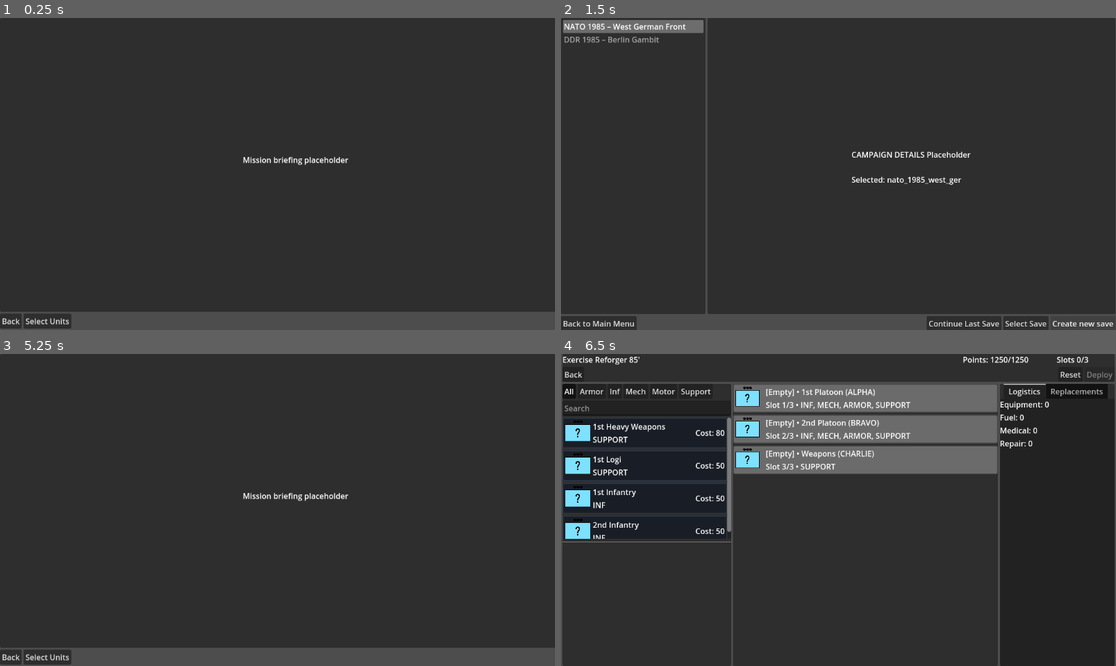
Above: before the commit, frames 1-4 (two rows, left to right).
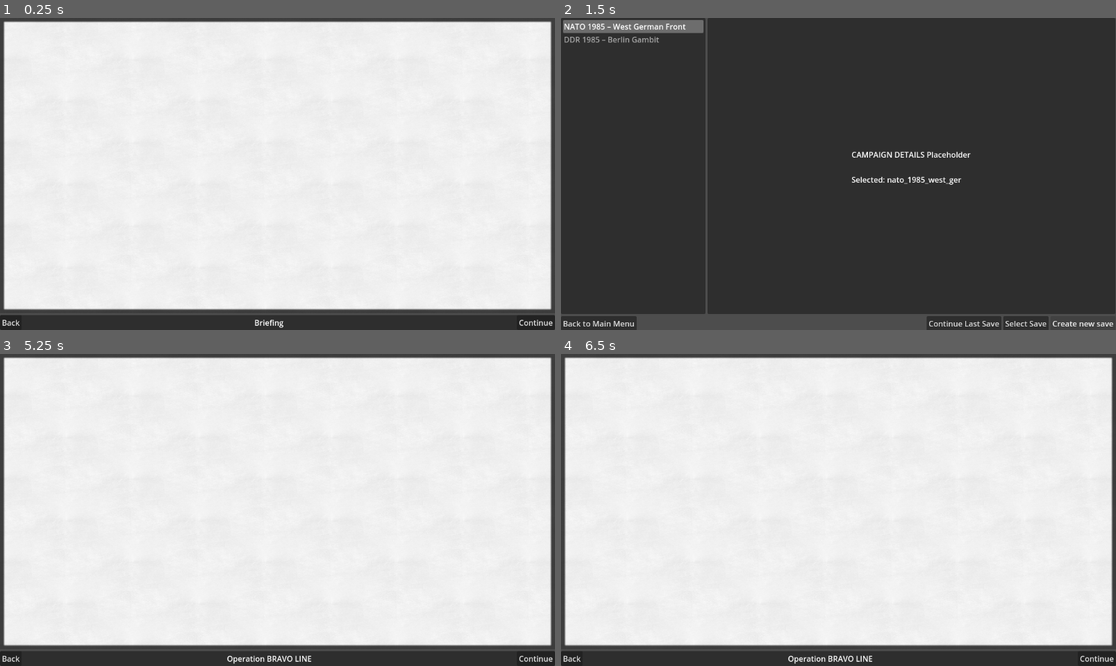
Above: after the commit, the same moments.

Repository: phaseLineStudios/Operational-Command
Game: Godot game, scene res://scenes/briefing.tscn
Same seed, same stepped clock (60 frames per second), same inputs: the game is played once before the commit and once after it. This scene is started directly instead of the project's main scene.
Inputs (mouse positions are in pixels of both pictures, inside the frame that each line leads up to):
- Up to frame 1 (0.25 s): no input
- Up to frame 2 (1.5 s): click "Back" at 0.5 s; click "Back to Campaign Selection" at 1.25 s
- Up to frame 3 (5.25 s): click "Back to Main Menu" at 2 s; click "CAMPAIGN" at 2.75 s; click "Create new save" at 3.5 s; click "●" at 4.25 s; click "Start Mission" at 5 s
- Up to frame 4 (6.5 s): click (610, 656) at 5.75 s, where only the run before the commit has a clickable "Select Units"

The runs differ from the first frame. In frame 1, 96% of the frame differs, in the area x 0-100%, y 0-100%; in frame 2, nothing differs; in frame 3, 96%; in frame 4, 92%.

Commit message:
feat: Added Briefing Scene Logic
Added basic briefing scene logic. some TODOs for the future left

Diff:
--- /dev/null
+++ b/src/data/briefs/wg_exercise_reforger_brief.json
@@ -0,0 +1,38 @@
+{
+	"id": "wg_exercise_reforger_brief",
+	"title": "Operation BRAVO LINE",
+	"situation": {
+		"enemy": "MRB assembling east of PL BRAVO; armor mix T-72/BMP.",
+		"friendly": "A/1-36 IN (-) with attached Hvy Weapons Plt.",
+		"terrain": "Rolling with wooded draws; bridges over the Jossa.",
+		"weather": { "wind": "NE 5kt", "vis_km": 10 },
+		"start_time": "1984-09-22T05:30:00Z"
+	},
+	"mission": {
+		"mission": "Delay and trade space for time...",
+		"objectives": [
+			{ "id": "obj_secure_bridge", "type": "SECURE", "title": "Secure the bridge", "success": "Hold 15 minutes", "score": 100 },
+			{ "id": "obj_hold_msrs", "type": "HOLD", "title": "Hold MSR nodes", "score": 200 }
+		]
+	},
+	"execution": ["Phase I: Recon pull", "Phase II: Delay"],
+	"admin_log": "Ammo limited. Keep losses low.",
+	"board": {
+		"items": [
+			{
+				"id": "intel_photo",
+				"title": "Recon Photo – MSR",
+				"type": "image",
+				"resource": "res://maps/intel/wg_reforger/recon_photo_01.png",
+				"pos": [0.62, 0.22]
+			},
+			{
+				"id": "sigint",
+				"title": "SIGINT Summary",
+				"type": "text",
+				"resource": "res://maps/intel/wg_reforger/sigint_summary.bbcode",
+				"pos": [0.42, 0.62]
+			}
+		]
+	}
+}
--- a/src/data/missions/wg_exercise_reforger.json
+++ b/src/data/missions/wg_exercise_reforger.json
@@ -1,6 +1,8 @@
 {
 	"id": "wg_exercise_reforger",
 	"title": "Exercise Reforger 85'",
+	"briefing": "wg_exercise_reforger_brief",
+	"terrain": "",
 	"description": "Annual NATO exercise held in West Germany.",
 	"image": "res://maps/previews/wg_exercise_reforger.png",
 	"difficulty": "Easy",
--- a/src/scenes/briefing.tscn
+++ b/src/scenes/briefing.tscn
@@ -1,39 +1,49 @@
-[gd_scene load_steps=2 format=3 uid="uid://o3h5jon6ffip"]
+[gd_scene load_steps=3 format=3 uid="uid://o3h5jon6ffip"]
 
 [ext_resource type="Script" uid="uid://bbr2ohjdpwwns" path="res://scripts/ui/Briefing.gd" id="1_opxbr"]
+[ext_resource type="Texture2D" uid="uid://b8o20185tqdu7" path="res://assets/textures/ui/whiteboard.png" id="2_siir0"]
 
 [node name="Briefing" type="Control"]
 layout_mode = 3
 anchors_preset = 0
 script = ExtResource("1_opxbr")
+default_whiteboard = ExtResource("2_siir0")
 
-[node name="VBoxContainer" type="VBoxContainer" parent="."]
+[node name="Root" type="VBoxContainer" parent="."]
 layout_mode = 0
-offset_right = 1154.0
-offset_bottom = 645.0
+offset_right = 1152.0
+offset_bottom = 648.0
 
-[node name="Panel" type="Panel" parent="VBoxContainer"]
+[node name="Board" type="PanelContainer" parent="Root"]
 layout_mode = 2
-size_flags_horizontal = 3
 size_flags_vertical = 3
 
-[node name="Label" type="Label" parent="VBoxContainer/Panel"]
-layout_mode = 0
-offset_left = 504.0
-offset_top = 283.0
-offset_right = 628.0
-offset_bottom = 306.0
-text = "Mission briefing placeholder"
+[node name="Whiteboard" type="TextureRect" parent="Root/Board"]
+layout_mode = 2
+mouse_filter = 2
+texture = ExtResource("2_siir0")
+expand_mode = 1
 
-[node name="HBoxContainer" type="HBoxContainer" parent="VBoxContainer"]
+[node name="ItemsLayer" type="Control" parent="Root/Board"]
 layout_mode = 2
 
-[node name="Back" type="Button" parent="VBoxContainer/HBoxContainer"]
-unique_name_in_owner = true
+[node name="BottomBar" type="PanelContainer" parent="Root"]
+layout_mode = 2
+
+[node name="Row" type="HBoxContainer" parent="Root/BottomBar"]
+layout_mode = 2
+theme_override_constants/separation = 12
+
+[node name="Back" type="Button" parent="Root/BottomBar/Row"]
 layout_mode = 2
 text = "Back"
 
-[node name="SelectUnits" type="Button" parent="VBoxContainer/HBoxContainer"]
-unique_name_in_owner = true
+[node name="Title" type="Label" parent="Root/BottomBar/Row"]
 layout_mode = 2
-text = "Select Units"
+size_flags_horizontal = 3
+text = "Briefing"
+horizontal_alignment = 1
+
+[node name="Continue" type="Button" parent="Root/BottomBar/Row"]
+layout_mode = 2
+text = "Continue"
--- a/src/scripts/core/ContentDB.gd
+++ b/src/scripts/core/ContentDB.gd
@@ -172,6 +172,42 @@
 		out.append(item[2])
 	return out
 
+## Briefing helpers.
+## Get a briefing by id OR by mission id (smart resolver).
+func get_briefing(id_or_mission_id: String) -> Dictionary:
+	var brief := get_object("briefs", id_or_mission_id)
+	if not brief.is_empty():
+		return brief
+
+	var m := get_mission(id_or_mission_id)
+	if m.is_empty():
+		return {}
+
+	var link_id := ""
+	if m.has("briefing"):
+		link_id = String(m["briefing"])
+	if link_id != "":
+		brief = get_object("briefs", link_id)
+		if not brief.is_empty():
+			return brief
+
+	if m.has("briefing") and typeof(m["briefing"]) == TYPE_DICTIONARY:
+		return m["briefing"]
+
+	return {}
+
+## Get multiple briefings by ids (keeps order).
+func get_briefings(ids: Array) -> Array:
+	return get_objects("briefs", ids)
+
+## List all briefings.
+func list_briefings() -> Array:
+	return get_all_objects("briefs")
+
+## Convenience explicit mission briefing resolver.
+func get_briefing_for_mission(mission_id: String) -> Dictionary:
+	return get_briefing(mission_id)
+
 ## Units helpers.
 func get_unit(id: String) -> Dictionary:
 	return get_object("units", id)
--- a/src/scripts/ui/Briefing.gd
+++ b/src/scripts/ui/Briefing.gd
@@ -1,18 +1,56 @@
 extends Control
+## Briefing controller
+##
+## Shows a whiteboard with pinned docs/photos; click to open a zoomable viewer.
 
-@onready var back: Button = %Back
-@onready var select_units: Button = %SelectUnits
+## Types of briefing items.
+enum ItemType { IMAGE, TEXT, OPORD, SKETCH }
+
+## Whiteboard Texture
+@export var default_whiteboard: Texture2D
+
+@onready var _btn_back: Button      = $"Root/BottomBar/Row/Back"
+@onready var _btn_next: Button      = $"Root/BottomBar/Row/Continue"
+@onready var _title: Label          = $"Root/BottomBar/Row/Title"
+
+@onready var _whiteboard: TextureRect = $"Root/Board/Whiteboard"
 
 const SCENE_MISSION_SELECT = "res://scenes/mission_select.tscn"
-
 const SCENE_UNIT_SELECT = "res://scenes/unit_select.tscn"
 
-func _ready():
-	back.connect("pressed", _on_back_pressed)
-	select_units.connect("pressed", _on_select_units_pressed)
+## Default thumb size.
+const DEFAULT_THUMB_SIZE := Vector2i(128, 96)
 
-func _on_back_pressed():
-	Game.goto_scene(SCENE_MISSION_SELECT)
+var _mission_id: StringName
+var _brief: Dictionary = {}
+var _items: Array = []
 
-func _on_select_units_pressed():
-	Game.goto_scene(SCENE_UNIT_SELECT)
+## Init: load data, build board, wire UI.
+func _ready() -> void:
+	_btn_back.pressed.connect(func(): Game.goto_scene(SCENE_MISSION_SELECT))
+	_btn_next.pressed.connect(func(): Game.goto_scene(SCENE_UNIT_SELECT))
+
+	_mission_id = Game.current_mission_id
+	_load_brief()
+	_build_board()
+
+## Load the new-structure brief (your schema).
+func _load_brief() -> void:
+	# Prefer a separate brief record, fallback to mission blob if you store inline.
+	_brief = ContentDB.get_briefing(_mission_id)
+	if _brief.is_empty():
+		_brief = ContentDB.get_mission(_mission_id)
+	# Title shown in the top bar.
+	_title.text = String(_brief.get("title", "Briefing"))
+	# Normalize board + items.
+	var board: Dictionary = _brief.get("board", {}) as Dictionary
+	_items = board.get("items", []) as Array
+
+## Put the whiteboard background.
+func _build_board() -> void:
+	var bg_path: String = String((_brief.get("board", {}) as Dictionary).get("background", ""))
+	var tex: Texture2D = (load(bg_path) as Texture2D) if bg_path != "" else default_whiteboard
+	_whiteboard.texture = tex
+
+# TODO Create logic to display briefing items
+# TODO Create logic to inspect briefing items
Binary file added: src/assets/textures/ui/whiteboard.png
Not shown, added: extras/assets/whiteboard.png
Not shown, added: extras/assets/whiteboard.xcf
Not shown, changed: src/data/README.md
